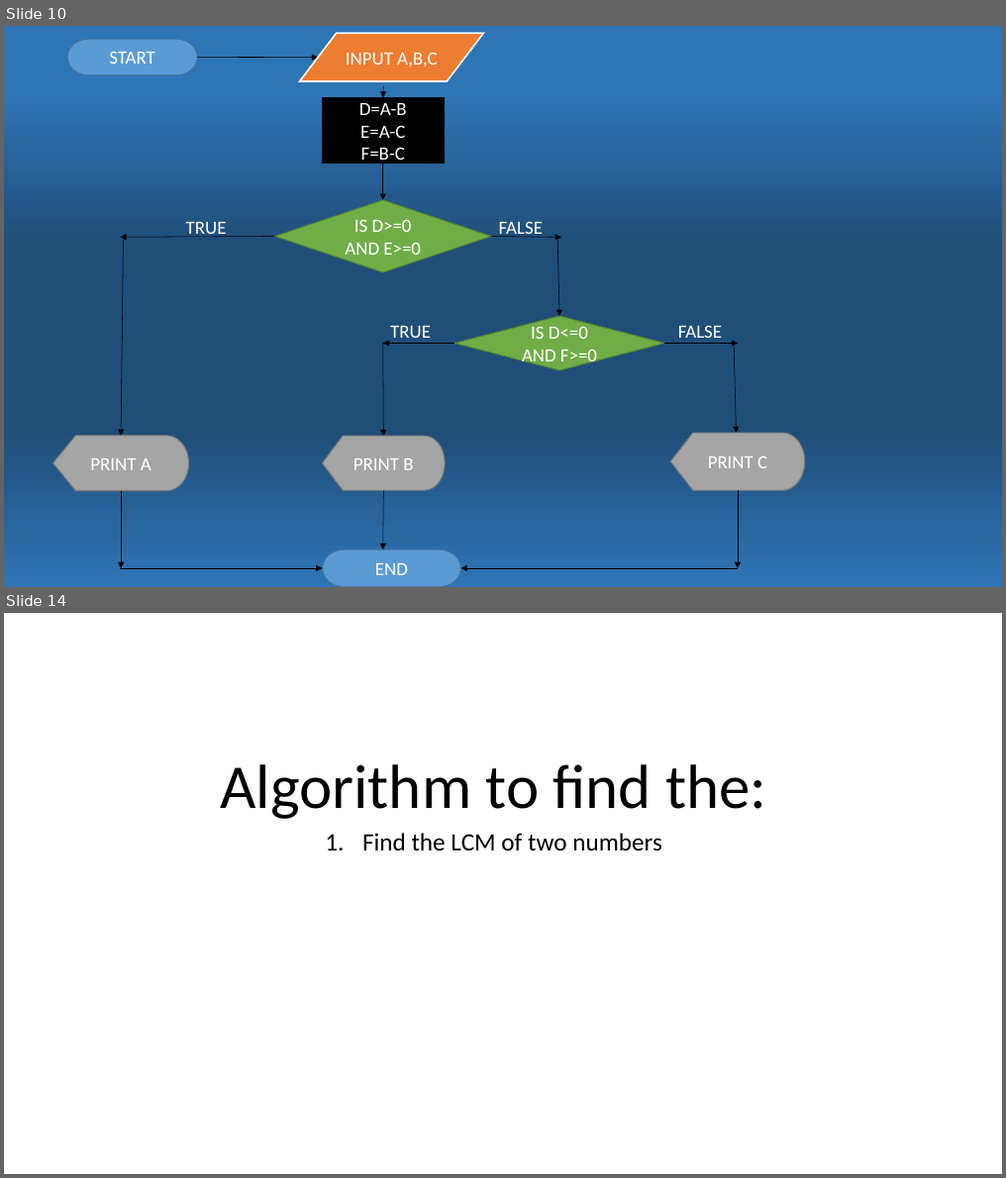
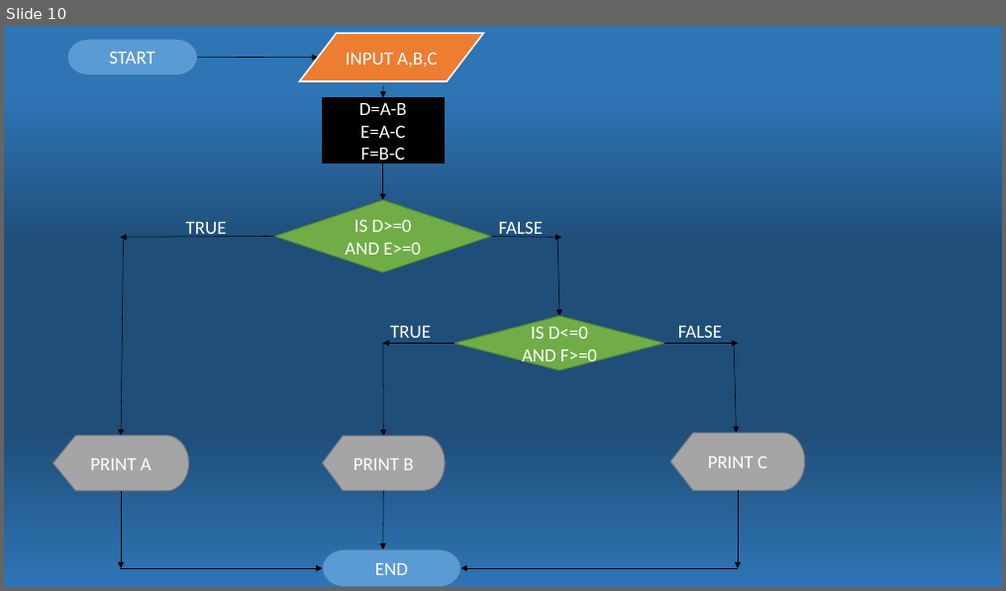
Before and after one commit to 3l4k/Lotanna_OkekeCSC102, a slide deck: Lotanna OkekeAA1.pptx. Shown one above the other, each under a label of ours: slides 10 and 14 before the commit, slide 10 after it; the slides between them are not shown. The pictures are 1006x1178 and 1006x591 pixels, drawn with LibreOffice and Linux fonts; fonts in the diff are those of the drawing. Boxes give left, top, right and bottom in pixels: in the first picture for what was removed or moved away, otherwise in the second. Text is boxed around its words. In the diff, an @@ line names an element or a change of style, - is before the commit and + after.

```diff
--- a/Lotanna OkekeAA1.pptx
+++ b/Lotanna OkekeAA1.pptx
@@ slide 14 removed at [4,613,1002,1174], background #FFFFFF @@
@@ title removed at [220,764,766,819] @@
-Algorithm to find the:
@@ subtitle removed at [362,833,662,852] @@
-1. Find the LCM of two numbers
```
Also in this commit, not shown: 6 slides changed, 2 other slides removed, 1 other file.
